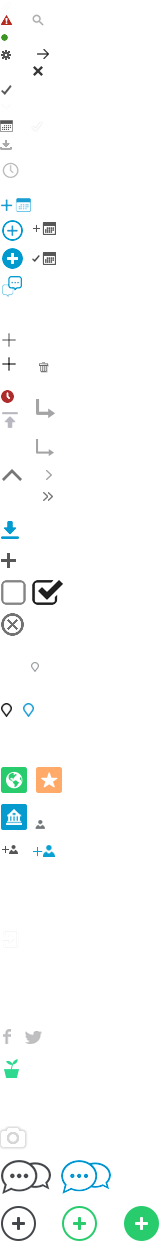
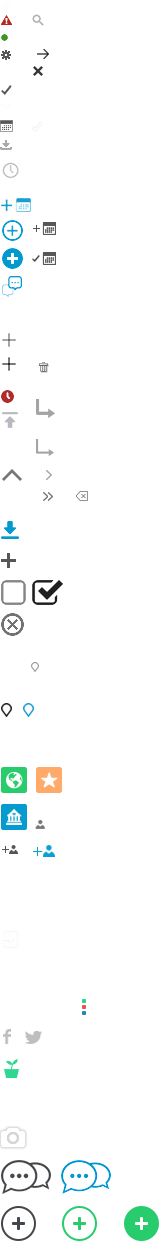
The second 166px x 1249px image is a revision of the first. Changes to its layers:
added layer "Rectangle 1 copy 2" above "Rectangle 1 copy" over (x1=82, y1=1011, x2=86, y2=1015)
added layer "Rectangle 1 copy" above "Rectangle 1" over (x1=82, y1=1005, x2=86, y2=1009)
added layer "Rectangle 1" above "Layer 7" over (x1=82, y1=999, x2=86, y2=1003)
added layer "Layer 7" above "Layer 0" over (x1=76, y1=491, x2=88, y2=501)
